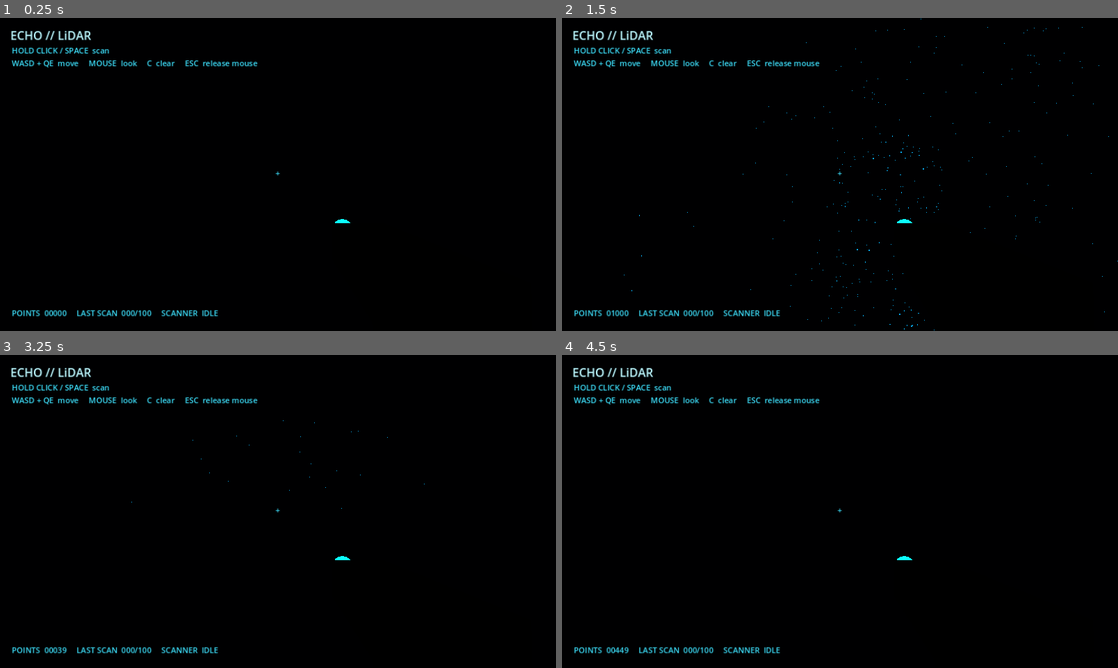
Above: before the commit, frames 1-4 (two rows, left to right).
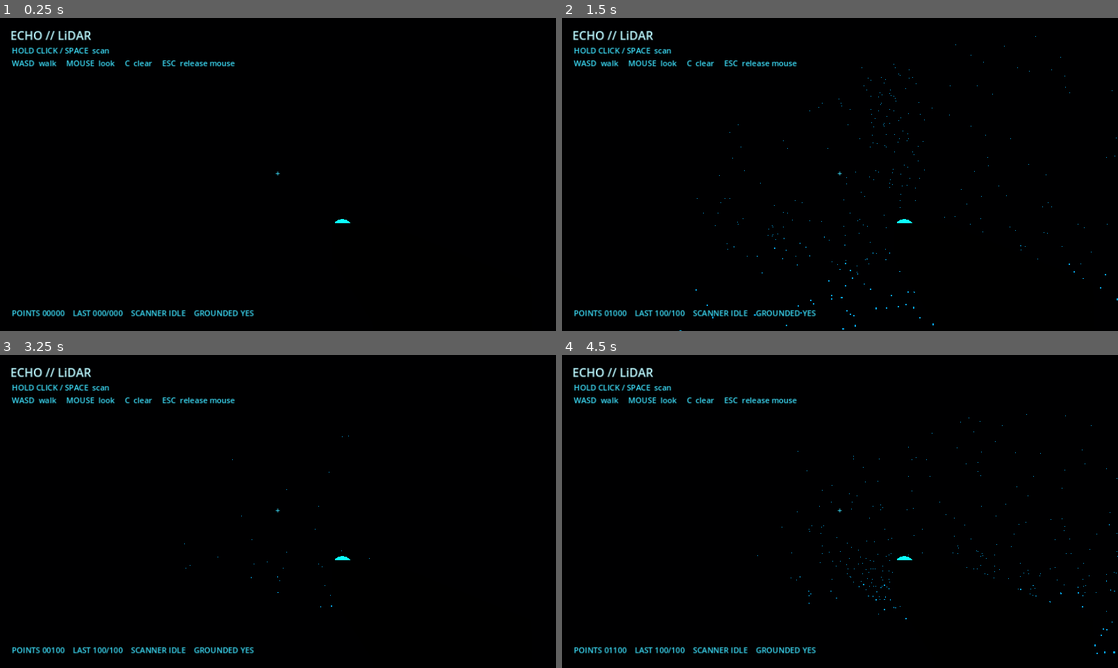
Above: after the commit, the same moments.

Repository: huynd2210/Godot-Components
Game: Godot game, scene res://examples/lidar_demo.tscn
Same seed, same stepped clock (60 frames per second), same inputs: the game is played once before the commit and once after it.
Inputs (mouse positions are in pixels of both pictures, inside the frame that each line leads up to):
- Up to frame 1 (0.25 s): no input
- Up to frame 2 (1.5 s): tap Enter at 0.5 s; move the mouse to (867, 174) at 0.52 s; hold Space (scan) 0.53-1.28 s; hold W from 0.53 s (still down); tap E at 0.8, 1.35 s; move the mouse to (812, 174) at 1.27 s
- Up to frame 3 (3.25 s): keep holding W; tap Q at 1.55 s; move the mouse to (289, 505) at 2.02 s; hold Q 2.03-2.78 s; tap C at 2.3, 2.85 s; tap Space (scan) at 2.75, 3.05 s; move the mouse to (272, 517) at 2.77 s
- Up to frame 4 (4.5 s): keep holding W; tap Enter at 3.5 s; move the mouse to (878, 514) at 3.52 s; hold Space (scan) 3.53-4.28 s; tap E at 3.8, 4.35 s; move the mouse to (795, 508) at 4.27 s

The runs differ from the first frame. In frame 1, 1.1% of the frame differs, in the area x 6-47%, y 13-96%; in frame 2, 1.3%, in the area x 6-100%, y 0-100%; in frame 3, 1.1%; in frame 4, 1.2%.

Commit message:
Add grounded player gravity and collision

Diff:
--- a/lidar_component/examples/lidar_demo.gd
+++ b/lidar_component/examples/lidar_demo.gd
@@ -4,11 +4,16 @@
 # Avoid relying on Godot's generated global-class cache so this demo can run
 # immediately from a freshly copied/downloaded project.
 @onready var scanner = $Player/Camera3D/LidarGun/LidarComponent3D
+@onready var player: CharacterBody3D = $Player
 @onready var status_label: Label = $UI/Status
 
 var look_sensitivity := 0.0022
-var move_speed := 7.0
+var move_speed := 5.0
+var ground_acceleration := 24.0
+var gravity := float(ProjectSettings.get_setting("physics/3d/default_gravity", 9.8))
 var pitch := 0.0
+var last_hits := 0
+var last_rays := 0
 
 
 func _ready() -> void:
@@ -18,15 +23,20 @@
 	_update_status(0, scanner.beams_per_scan)
 
 
-func _process(delta: float) -> void:
+func _physics_process(delta: float) -> void:
 	var input_2d := Vector2(
 		float(Input.is_key_pressed(KEY_D)) - float(Input.is_key_pressed(KEY_A)),
 		float(Input.is_key_pressed(KEY_S)) - float(Input.is_key_pressed(KEY_W))
 	).limit_length()
-	var vertical := float(Input.is_key_pressed(KEY_E)) - float(Input.is_key_pressed(KEY_Q))
-	var movement := (camera.global_basis * Vector3(input_2d.x, vertical, input_2d.y)).normalized()
-	if movement.length_squared() > 0.0:
-		$Player.global_position += movement * move_speed * delta
+	var wish_direction := (player.global_basis * Vector3(input_2d.x, 0.0, input_2d.y)).normalized()
+	player.velocity.x = move_toward(player.velocity.x, wish_direction.x * move_speed, ground_acceleration * delta)
+	player.velocity.z = move_toward(player.velocity.z, wish_direction.z * move_speed, ground_acceleration * delta)
+	if not player.is_on_floor():
+		player.velocity.y -= gravity * delta
+	else:
+		player.velocity.y = -0.1
+	player.move_and_slide()
+	_update_status(last_hits, last_rays)
 
 
 func _input(event: InputEvent) -> void:
@@ -43,11 +53,13 @@
 		_update_status(0, scanner.beams_per_scan)
 	elif event.is_action_released("scan"):
 		scanner.auto_scan = false
-		_update_status(0, scanner.beams_per_scan)
+		_update_status(last_hits, last_rays)
 	elif event is InputEventKey and event.pressed and not event.echo:
 		match event.keycode:
 			KEY_C:
 				scanner.clear_points()
+				last_hits = 0
+				last_rays = scanner.beams_per_scan
 				_update_status(0, scanner.beams_per_scan)
 			KEY_ESCAPE:
 				Input.mouse_mode = (
@@ -58,13 +70,16 @@
 
 
 func _on_scan_finished(hits: int, rays: int) -> void:
+	last_hits = hits
+	last_rays = rays
 	_update_status(hits, rays)
 
 
 func _update_status(hits: int, rays: int) -> void:
-	status_label.text = "POINTS  %05d     LAST SCAN  %03d/%03d     SCANNER  %s" % [
+	status_label.text = "POINTS %05d    LAST %03d/%03d    SCANNER %s    GROUNDED %s" % [
 		scanner.point_count,
 		hits,
 		rays,
 		"ACTIVE" if scanner.auto_scan else "IDLE",
+		"YES" if player.is_on_floor() else "NO",
 	]
--- a/lidar_component/examples/lidar_demo.tscn
+++ b/lidar_component/examples/lidar_demo.tscn
@@ -18,6 +18,10 @@
 [sub_resource type="CylinderShape3D" id="CylinderObstacle"]
 height = 5.0
 radius = 1.4
+
+[sub_resource type="CapsuleShape3D" id="PlayerCapsule"]
+radius = 0.35
+height = 1.8
 
 [sub_resource type="Environment" id="EnvironmentDark"]
 background_mode = 1
@@ -112,10 +116,16 @@
 position = Vector3(1, -0.5, -10)
 shape = SubResource("CylinderObstacle")
 
-[node name="Player" type="Node3D" parent="."]
-position = Vector3(0, 0.5, 2)
+[node name="Player" type="CharacterBody3D" parent="."]
+position = Vector3(0, -2.75, 2)
+floor_max_angle = 0.872665
+
+[node name="CollisionShape3D" type="CollisionShape3D" parent="Player"]
+position = Vector3(0, 0.9, 0)
+shape = SubResource("PlayerCapsule")
 
 [node name="Camera3D" type="Camera3D" parent="Player"]
+position = Vector3(0, 1.55, 0)
 current = true
 near = 0.03
 far = 100.0
@@ -166,7 +176,7 @@
 offset_top = 62.0
 offset_right = 680.0
 offset_bottom = 122.0
-text = "HOLD CLICK / SPACE  scan\nWASD + QE  move     MOUSE  look     C  clear     ESC  release mouse"
+text = "HOLD CLICK / SPACE  scan\nWASD  walk     MOUSE  look     C  clear     ESC  release mouse"
 label_settings = SubResource("LabelMain")
 
 [node name="Status" type="Label" parent="UI"]
@@ -180,7 +190,7 @@
 offset_bottom = -20.0
 grow_horizontal = 2
 grow_vertical = 0
-text = "POINTS  00000     LAST SCAN  000/000     SCANNER  IDLE"
+text = "POINTS 00000    LAST 000/000    SCANNER IDLE    GROUNDED NO"
 label_settings = SubResource("LabelMain")
 
 [node name="Crosshair" type="Label" parent="UI"]
--- a/lidar_component/tests/lidar_component_smoke_test.gd
+++ b/lidar_component/tests/lidar_component_smoke_test.gd
@@ -58,8 +58,22 @@
 		return
 	var demo := demo_scene.instantiate()
 	root.add_child(demo)
-	await physics_frame
-	await physics_frame
+	for i in 12:
+		await physics_frame
+	var demo_player = demo.get_node("Player")
+	if not demo_player is CharacterBody3D:
+		_fail("The demo player should be a CharacterBody3D.")
+		return
+	if not demo_player.has_node("CollisionShape3D") or demo_player.get_node("CollisionShape3D").shape == null:
+		_fail("The demo player should have a collision shape.")
+		return
+	if not demo_player.is_on_floor():
+		_fail("Gravity should settle the demo player on the floor.")
+		return
+	var floor_collision = demo_player.move_and_collide(Vector3.DOWN * 0.25, true)
+	if floor_collision == null:
+		_fail("The player capsule should collide with the room floor.")
+		return
 	var demo_scanner = demo.get_node("Player/Camera3D/LidarGun/LidarComponent3D")
 	var press := InputEventAction.new()
 	press.action = "scan"
Not shown: 1 places in lidar_component/examples/lidar_demo.tscn that only renumber resources
Not shown, changed: lidar_component/README.md
